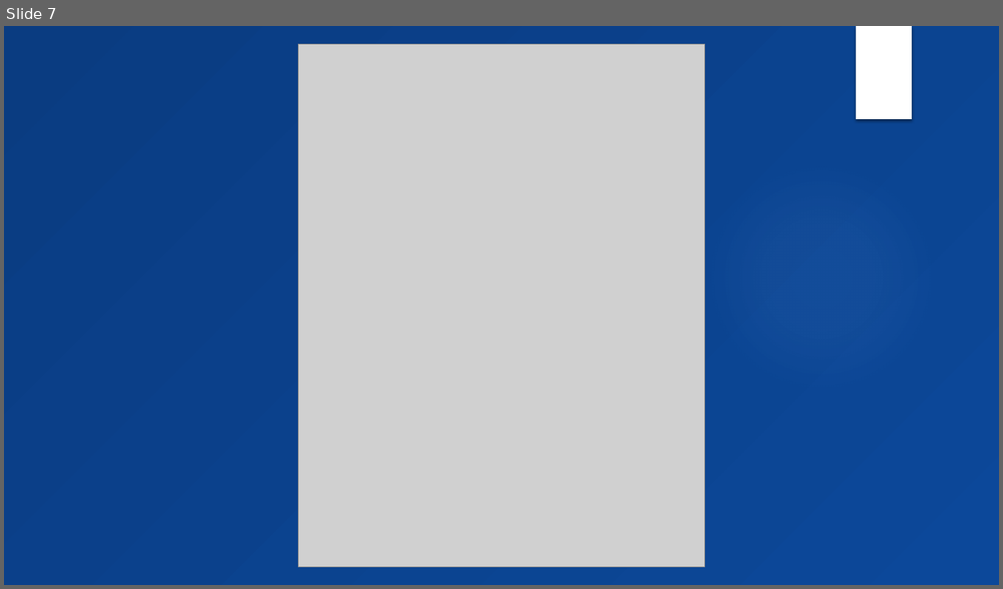
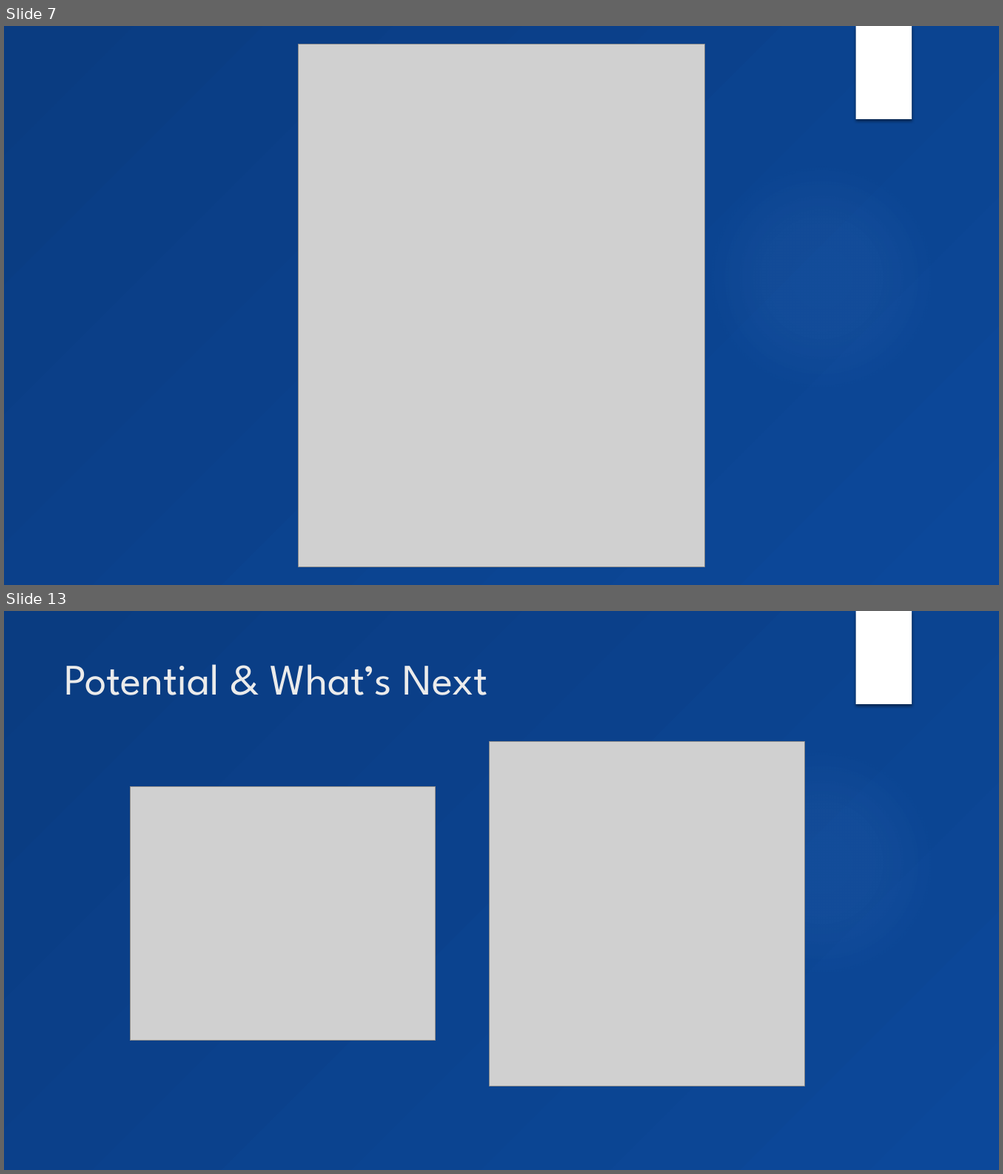
Before and after one commit to superDeano/Moody-app, a slide deck: Documentation/Moods-final.pptx. Shown one above the other, each under a label of ours: slide 7 before the commit, slides 7 and 13 after it; the slides between them are not shown. The pictures are 1003x589 and 1003x1174 pixels, drawn with LibreOffice and Linux fonts; fonts in the diff are those of the drawing; grey boxes stand for pictures; background and template pictures are left out. Boxes give left, top, right and bottom in pixels: in the first picture for what was removed or moved away, otherwise in the second. Text is boxed around its words. In the diff, an @@ line names an element or a change of style, - is before the commit and + after.

Commit message:
Powerpoint is lit
Added pictures, design, and my slides

```diff
--- a/Documentation/Moods-final.pptx
+++ b/Documentation/Moods-final.pptx
@@ slide 13 added at [4, 611, 999, 1170], background gradient #0C489A to #0A3C81; not listed: 2 template elements that a slide beside it also shows @@
@@ title added at [64, 664, 488, 695], 42 pt, text #EBEBEB @@
+Potential & What’s Next
@@ picture added at [489, 741, 805, 1086] @@
@@ picture added at [130, 787, 435, 1042] @@
```
Also in this commit, not shown: 6 slides changed, 4 other slides added, 2 slides removed.
